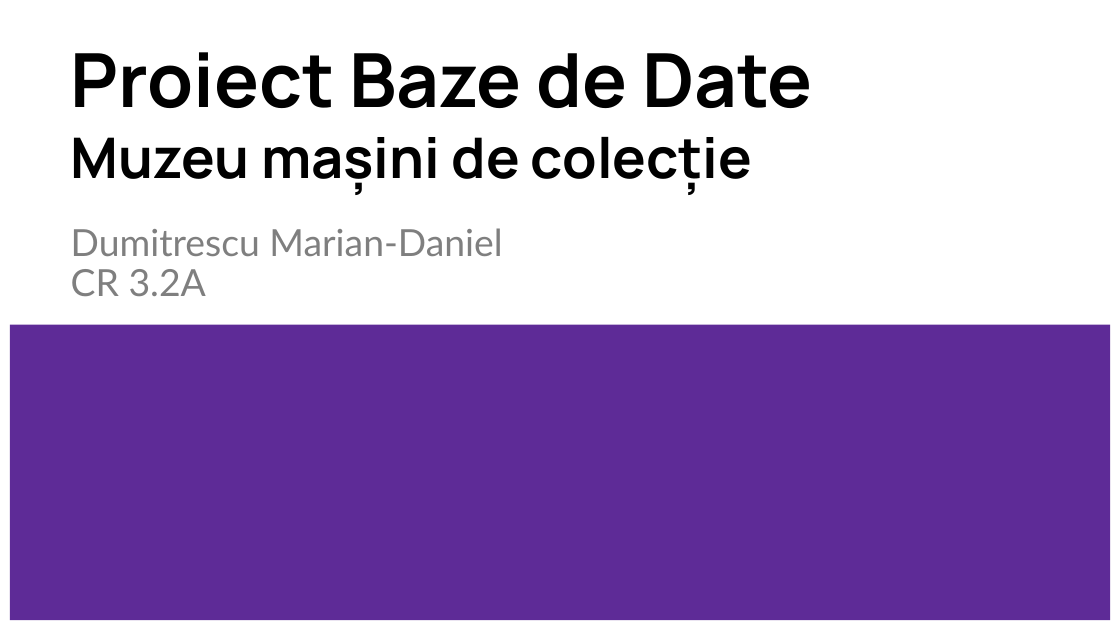
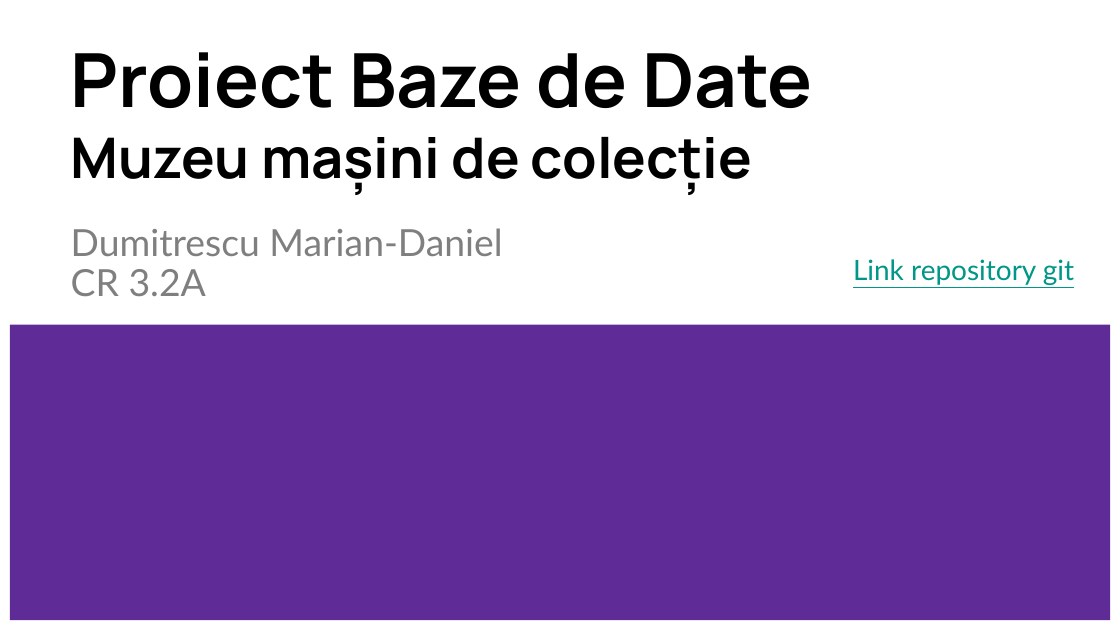
Before and after one commit to kyorri/database-project, a slide deck: slide 1 of Proiect BD - Muzeu mașini de colecție.pptx. Drawn at 1120x630 pixels with LibreOffice and Linux fonts; fonts in the diff are those of the drawing. Boxes give left, top, right and bottom in pixels: in the first picture for what was removed or moved away, otherwise in the second. Text is boxed around its words. In the diff, an @@ line names an element or a change of style, - is before the commit and + after.

```diff
--- a/Proiect BD - Muzeu mașini de colecție.pptx
+++ b/Proiect BD - Muzeu mașini de colecție.pptx
@@ text added at (853,259,1074,285), 18 pt, text #009688, underline @@
+Link repository git
```
Also in this commit, not shown: 2 slides added, 1 slide removed, 3 other files.
